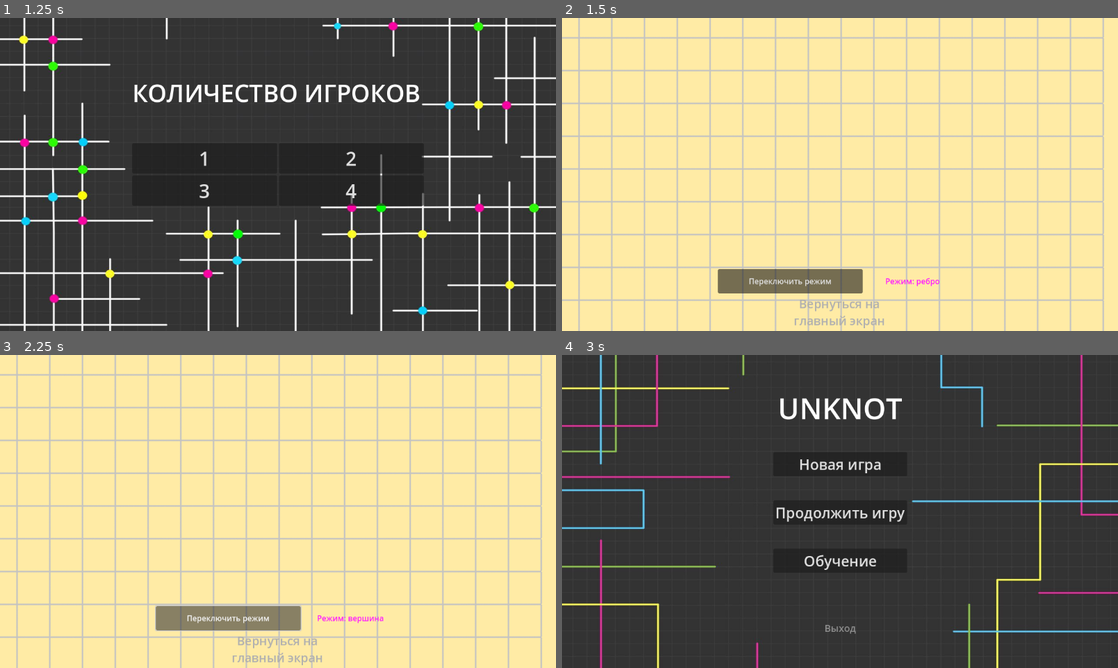
Above: before the commit, frames 1-4 (two rows, left to right).
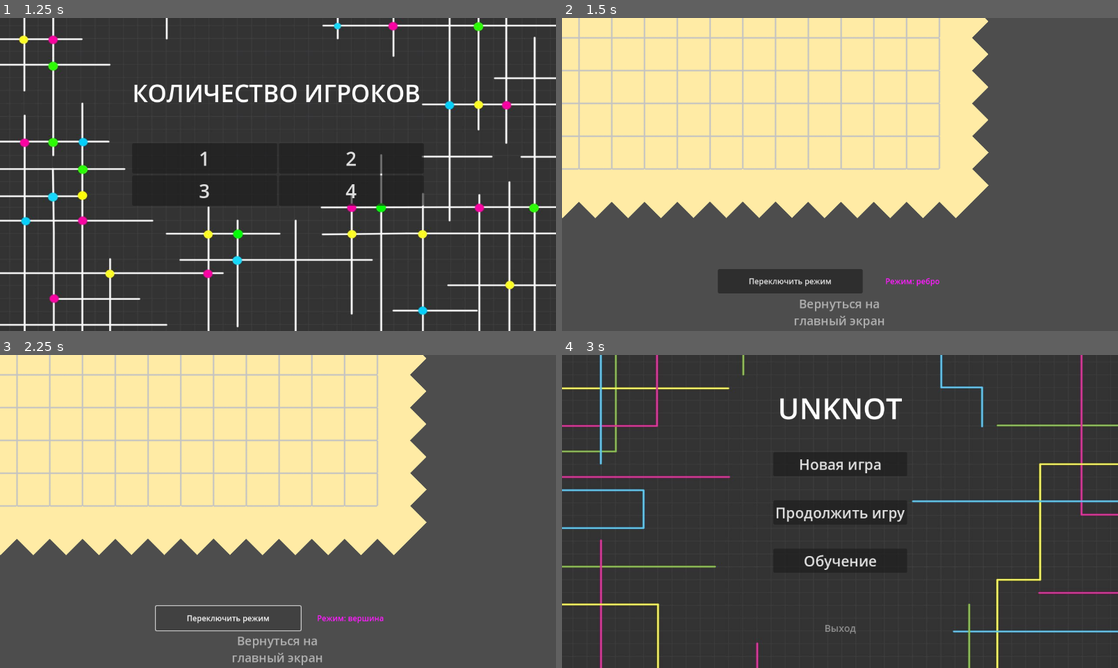
Above: after the commit, the same moments.

Repository: Rwarazor/UnknotGame
Game: Godot game, scene res://Scenes/menu.tscn
The game is run twice, just before and just after one commit, with the same random seed, the same clock (stepped at 60 frames per second) and the same inputs.
Inputs:
- Up to frame 1 (1.25 s): click "Новая игра" at 0.5 s
- Up to frame 2 (1.5 s): click "1" at 1.25 s
- Up to frame 3 (2.25 s): click "Переключить режим" at 2 s
- Up to frame 4 (3 s): click "Вернуться на главный экран" at 2.75 s

Frame 1 is identical in both runs. In frame 2, 55% of the frame differs, in the area x 0-100%, y 0-100%; in frame 3, 55%; in frame 4, nothing differs.
Error before the commit: Invalid call. Nonexistent function 'reset' in base 'Node'. (res://Scripts/game.gd:67)
Error after the commit: Invalid call. Nonexistent function 'reset' in base 'Node'. (res://Scripts/game.gd:68)

Commit message:
Change field size to 20x20

Diff:
--- a/project/Scenes/game.tscn
+++ b/project/Scenes/game.tscn
@@ -127,8 +127,8 @@
 
 [node name="Game" type="Node2D"]
 script = ExtResource("1_7wbfd")
-WIDTH_TILES = 30
-HEIGHT_TILES = 30
+WIDTH_TILES = 20
+HEIGHT_TILES = 20
 
 [node name="UnknoterNode" type="UnknoterNode" parent="."]
 
--- a/project/Scripts/game.gd
+++ b/project/Scripts/game.gd
@@ -1,7 +1,7 @@
 extends Node2D
 
-@export var WIDTH_TILES = 20
-@export var HEIGHT_TILES = 15
+@export var WIDTH_TILES: int
+@export var HEIGHT_TILES: int
 
 @export var ZOOM_BORDERS_INFLATE_X = 500
 @export var ZOOM_BORDERS_INFLATE_Y = 500
@@ -64,7 +64,8 @@
 	)
 	$Zoom.set_bounds(field_bounds + inflate)
 
-	$UnknoterNode.reset(Global.players, WIDTH_TILES, HEIGHT_TILES)
+	# TODO: fix later
+	$UnknoterNode.reset(Global.players, 30, 30)
 
 	for player in range(Global.players):
 		var color = Color()
